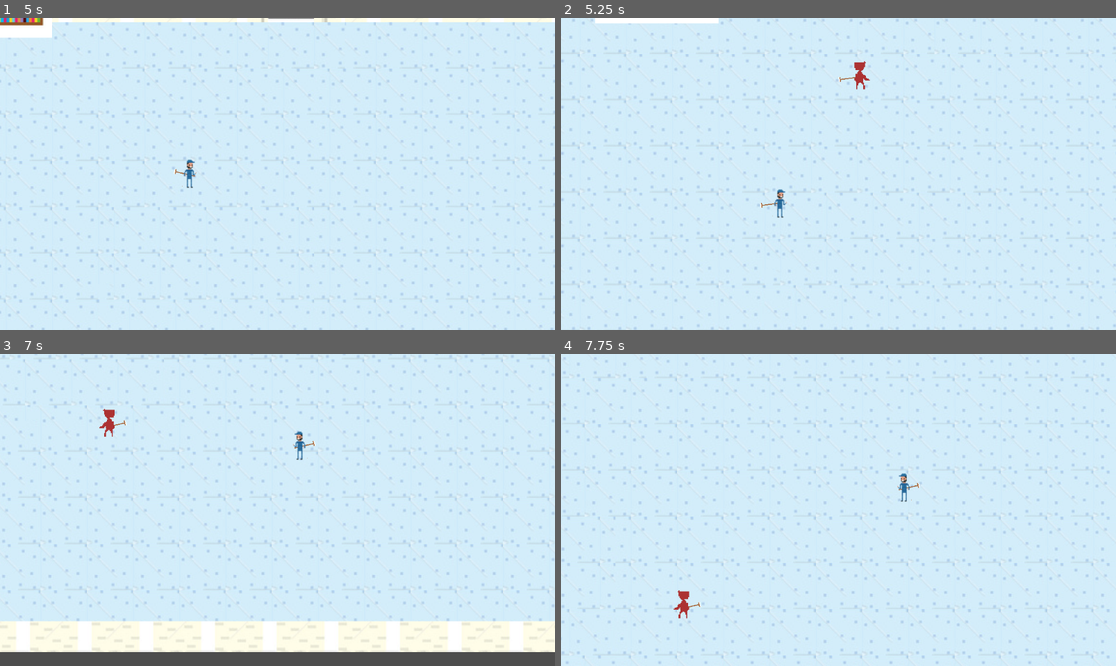
Above: before the commit, frames 1-4 (two rows, left to right).
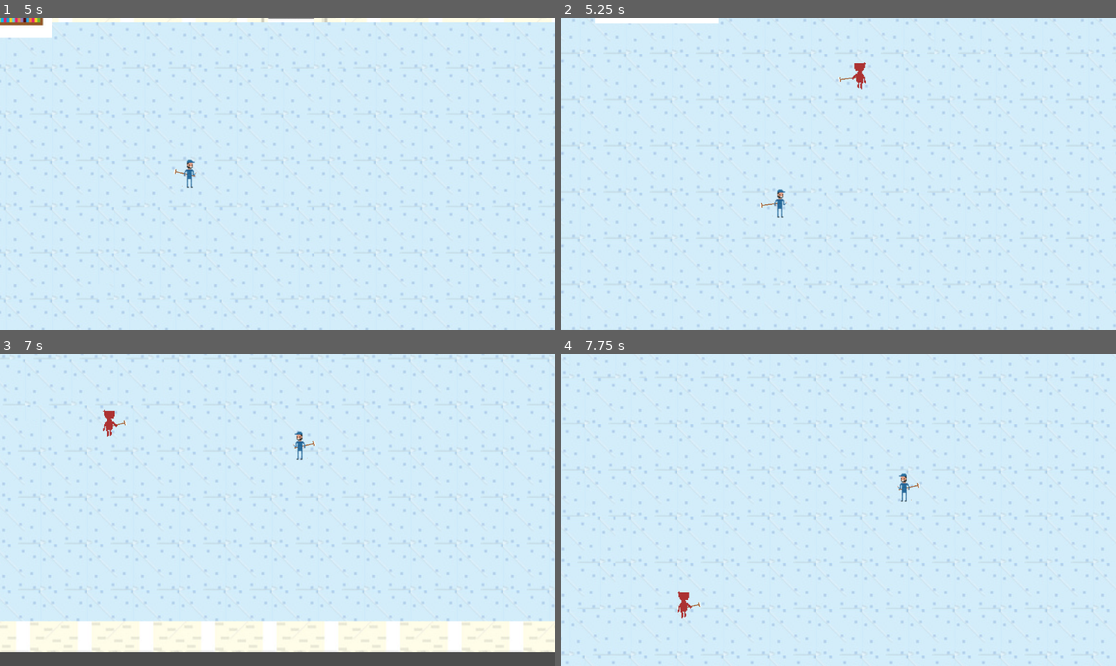
Above: after the commit, the same moments.

Repository: alourencodev/ldjam55
Game: Godot game, scene res://Screens/main.tscn
Same seed, same stepped clock (60 frames per second), same inputs: the game is played once before the commit and once after it.
Inputs (mouse positions are in pixels of both pictures, inside the frame that each line leads up to):
- Up to frame 1 (5 s): tap Enter at 0.5 s; move the mouse to (399, 158) at 0.52 s; hold Right (right) 0.53-1.28 s; click (399, 158) at 0.6 s; move the mouse to (166, 189) at 1.27 s; hold Down (down) 1.28-2.03 s; click (166, 189) at 1.35 s; move the mouse to (333, 105) at 2.02 s; hold Right (right) 2.03-2.78 s; click (333, 105) at 2.1 s; move the mouse to (249, 236) at 2.77 s; hold Up (up) 2.78-3.53 s; click (249, 236) at 2.85 s; move the mouse to (444, 220) at 3.52 s; hold Left (left) from 3.53 s (still down); click (444, 220) at 3.6 s; move the mouse to (111, 127) at 4.27 s; click (111, 127) at 4.35 s
- Up to frame 2 (5.25 s): move the mouse to (866, 174) at 5.02 s; release Left (left) at 5.03 s; hold Down (down) from 5.03 s (still down); click (866, 174) at 5.1 s
- Up to frame 3 (7 s): move the mouse to (194, 432) at 5.77 s; release Down (down) at 5.78 s; hold Right (right) 5.78-6.53 s; click (194, 432) at 5.85 s; move the mouse to (399, 494) at 6.52 s; hold Up (up) from 6.53 s (still down); click (399, 494) at 6.6 s
- Up to frame 4 (7.75 s): move the mouse to (727, 525) at 7.27 s; release Up (up) at 7.28 s; hold Right (right) from 7.28 s (still down); click (727, 525) at 7.35 s

Frame 1 is identical in both runs. In frame 2, less than 0.1% of the frame differs, in the area x 52-56%, y 13-23%; in frame 3, less than 0.1%; in frame 4, less than 0.1%, in the area x 20-24%, y 75-85%.

Commit message:
Auto play enemy walk animation

Diff:
--- /dev/null
+++ b/Scenes/AutoPlayAnimatedSprite.gd
@@ -0,0 +1,6 @@
+extends AnimatedSprite2D
+
+@export var animation_label = ""
+
+func _ready():
+	play(animation_label)
--- a/Scenes/Enemy.tscn
+++ b/Scenes/Enemy.tscn
@@ -1,8 +1,9 @@
-[gd_scene load_steps=9 format=3 uid="uid://cgf1e4oyelhyd"]
+[gd_scene load_steps=10 format=3 uid="uid://cgf1e4oyelhyd"]
 
 [ext_resource type="Script" path="res://Scripts/Enemy.gd" id="1_tily0"]
 [ext_resource type="Texture2D" uid="uid://c0u83hhwfvojy" path="res://Resources/Enemy.png" id="2_733u8"]
 [ext_resource type="PackedScene" uid="uid://bbka7nqe77a14" path="res://Scenes/Weapon.tscn" id="3_8hwll"]
+[ext_resource type="Script" path="res://Scenes/AutoPlayAnimatedSprite.gd" id="3_r0gnt"]
 [ext_resource type="Script" path="res://Scripts/MeleeAI.gd" id="4_6qklj"]
 
 [sub_resource type="AtlasTexture" id="AtlasTexture_nxh5x"]
@@ -28,7 +29,7 @@
 }]
 
 [sub_resource type="RectangleShape2D" id="RectangleShape2D_0tesu"]
-size = Vector2(3.51273, 9.18224)
+size = Vector2(4.56653, 10.2417)
 
 [node name="Enemy" type="CharacterBody2D"]
 z_index = 1
@@ -43,9 +44,11 @@
 sprite_frames = SubResource("SpriteFrames_ch7og")
 animation = &"Walk"
 frame_progress = 0.0694468
+script = ExtResource("3_r0gnt")
+animation_label = "Walk"
 
 [node name="CollisionShape2D" type="CollisionShape2D" parent="."]
-position = Vector2(-2, -2)
+position = Vector2(-0.50003, -0.500016)
 rotation = -3.14159
 scale = Vector2(2.8468, 2.83155)
 shape = SubResource("RectangleShape2D_0tesu")
Binary file added: Resources/Enemy - Copy.png
